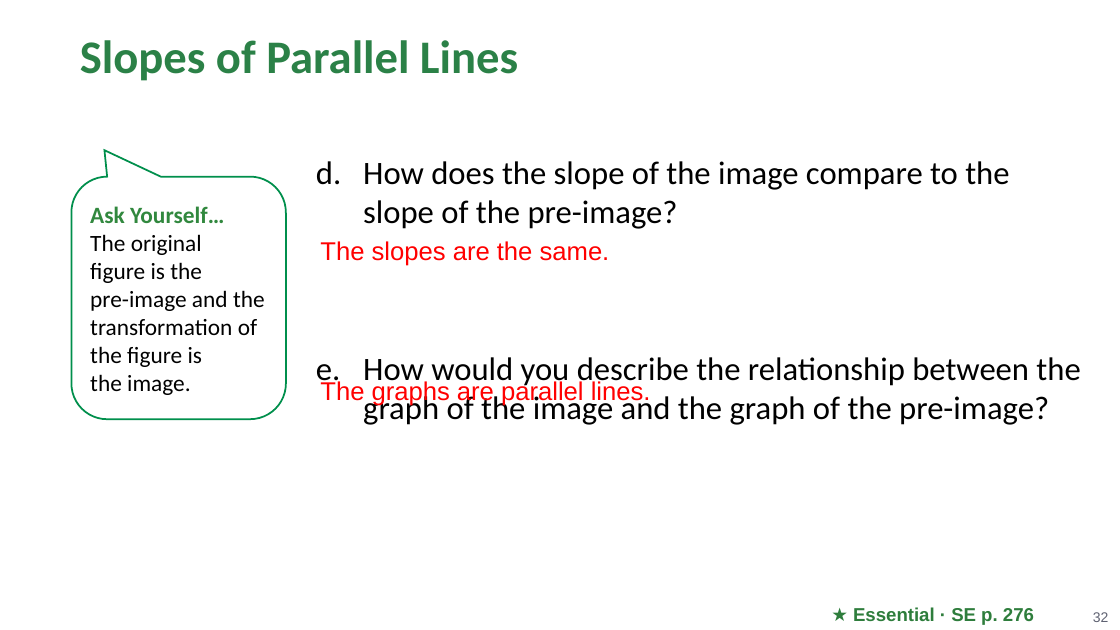
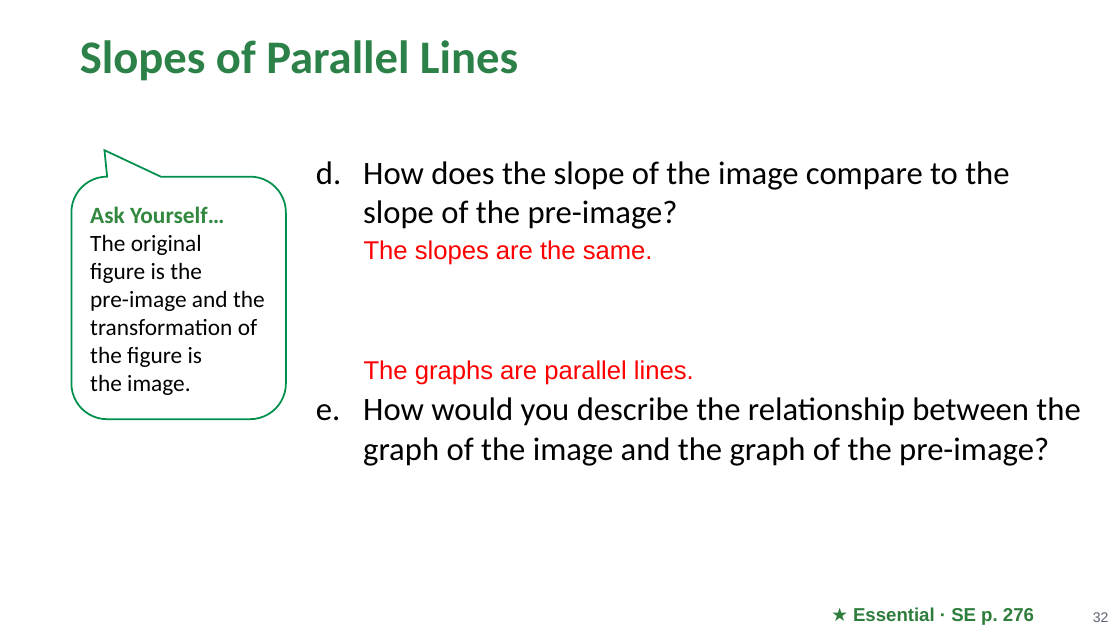
Before and after one commit to Apolloat2022/Algebra1M2U1L4, a slide deck: slide 32 of Module 2 topic 2/BLMathematics_AlgI_M2_T2_L1_LessonSlides_ENG_with_answers.pptx. Drawn at 1120x630 pixels with LibreOffice and Linux fonts; fonts in the diff are those of the drawing; background and template pictures are left out. Boxes give left, top, right and bottom in pixels: in the first picture for what was removed or moved away, otherwise in the second. Text is boxed around its words. In the diff, an @@ line names an element or a change of style, - is before the commit and + after.

```diff
--- a/Module 2 topic 2/BLMathematics_AlgI_M2_T2_L1_LessonSlides_ENG_with_answers.pptx
+++ b/Module 2 topic 2/BLMathematics_AlgI_M2_T2_L1_LessonSlides_ENG_with_answers.pptx
@@ text "How does the slope of ..." at (x1=363, y1=161, x2=1080, y2=466): more space between paragraphs @@
@@ text "The slopes are the same." moved from (x1=320, y1=241, x2=610, y2=266) to (x1=364, y1=240, x2=653, y2=265) @@
@@ text "The graphs are parallel lines." moved from (x1=320, y1=379, x2=651, y2=406) to (x1=364, y1=360, x2=694, y2=385) @@
```
Also in this commit, not shown: 12 other slides changed, 4 other files.
